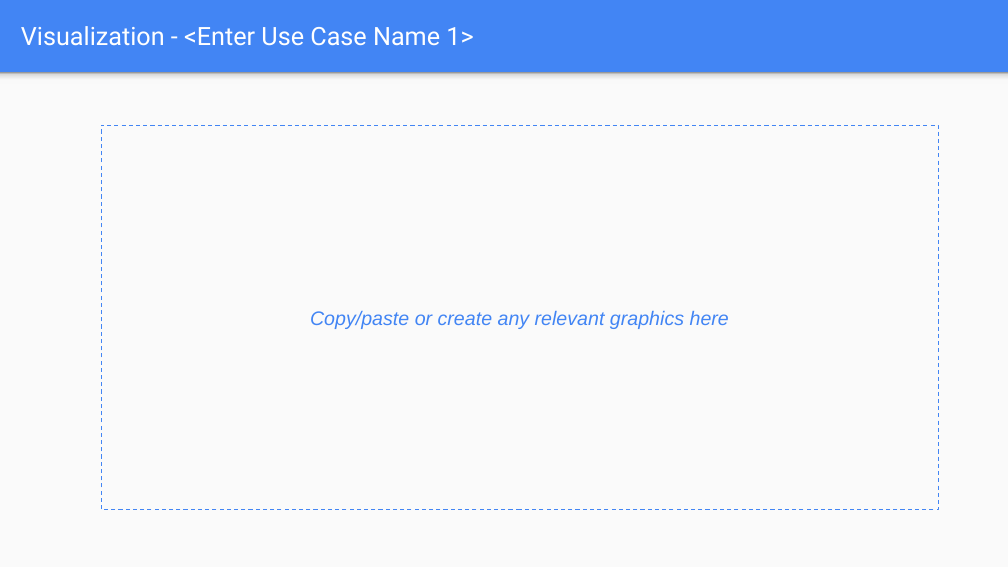
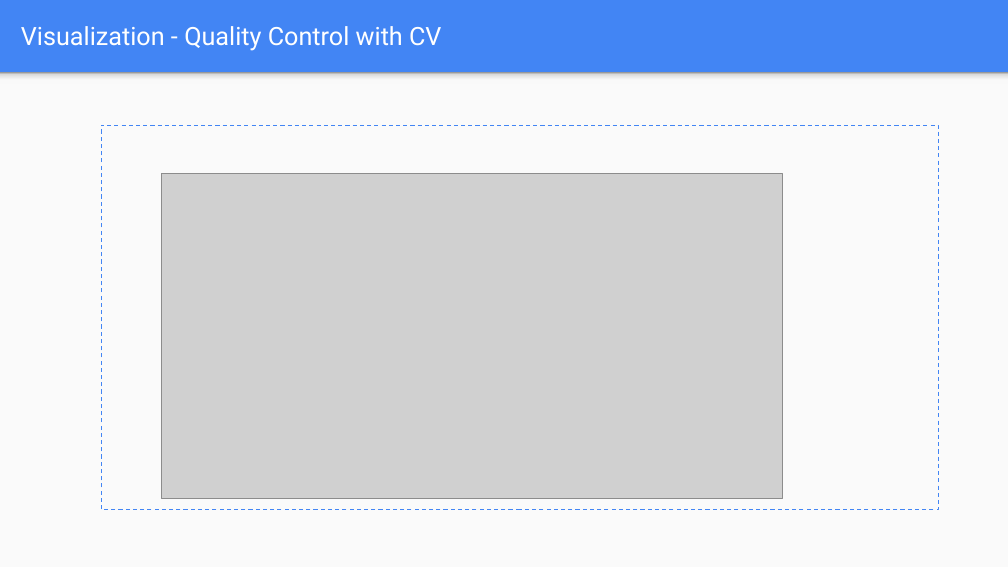
Before and after one commit to mohandesosama/Delivering-an-ML-AI-Strategy, a slide deck: slide 27 of 02_project-steps-aibl.pptx. Drawn at 1008x567 pixels with LibreOffice and Linux fonts; fonts in the diff are those of the drawing; grey boxes stand for pictures. Boxes give left, top, right and bottom in pixels: in the first picture for what was removed or moved away, otherwise in the second. Text is boxed around its words. In the diff, an @@ line names an element or a change of style, - is before the commit and + after.

```diff
--- a/02_project-steps-aibl.pptx
+++ b/02_project-steps-aibl.pptx
@@ title at (21, 26, 441, 51): text changed @@
-Visualization - <Enter Use Case Name 1>
+Visualization - Quality Control with CV
@@ picture added at (161, 174, 783, 499) @@
@@ text in rectangle at (310, 310, 729, 329): text removed @@
-Copy/paste or create any relevant graphics here
```
Also in this commit, not shown: 3 other slides changed, 2 slides added, 2 slides removed.
